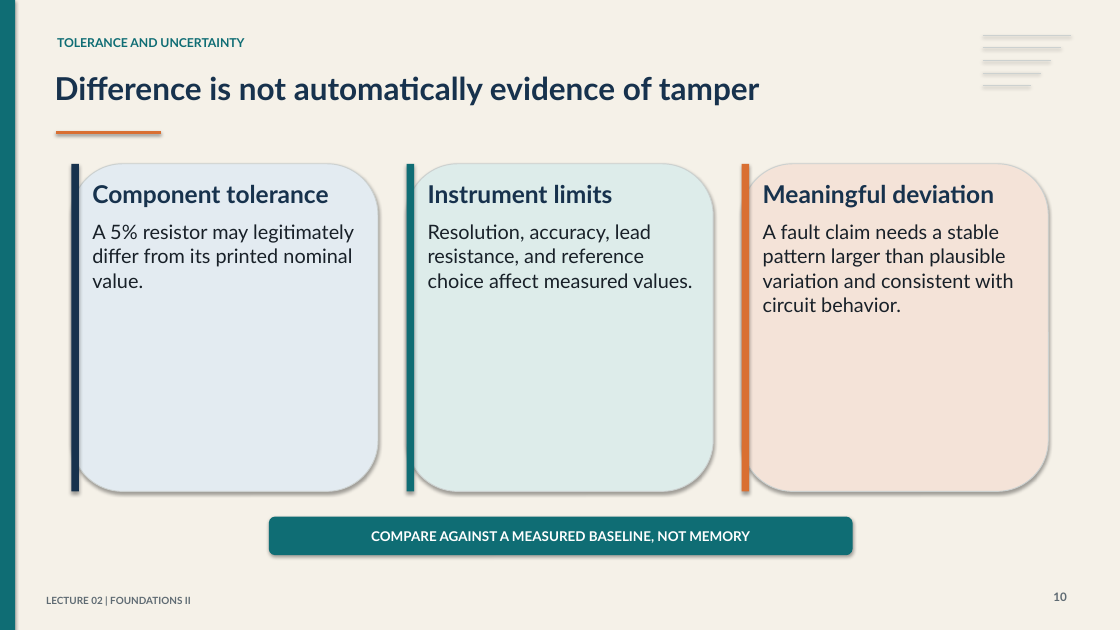
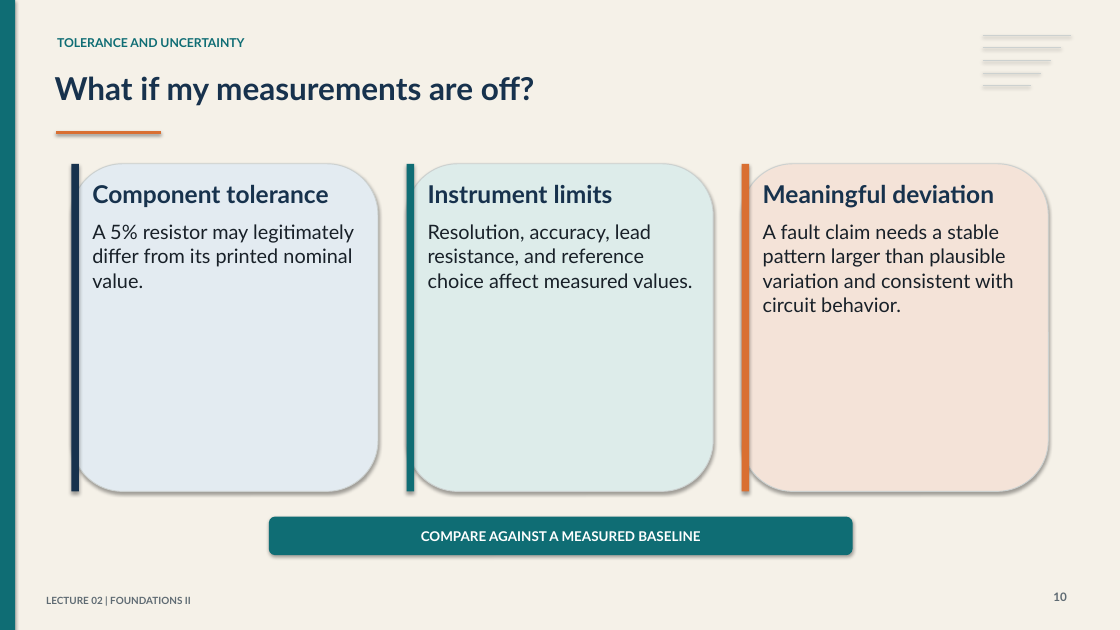
Before and after one commit to cyber-327/cyber-327.github.io, a slide deck: slide 18 of assets/slides/lecture-02-slides.pptx (slide 13 before the commit). Drawn at 1120x630 pixels with LibreOffice and Linux fonts; fonts in the diff are those of the drawing. Boxes give left, top, right and bottom in pixels: in the first picture for what was removed or moved away, otherwise in the second. Text is boxed around its words. In the diff, an @@ line names an element or a change of style, - is before the commit and + after.

```diff
--- a/assets/slides/lecture-02-slides.pptx
+++ b/assets/slides/lecture-02-slides.pptx
@@ text at bbox=[55, 76, 535, 106]: text changed @@
-Difference is not automatically evidence of tamper
+What if my measurements are off?
@@ text at bbox=[421, 531, 700, 541]: text changed @@
-COMPARE AGAINST A MEASURED BASELINE, NOT MEMORY
+COMPARE AGAINST A MEASURED BASELINE
```
Also in this commit, not shown: 1 other slide changed, 9 slides added, 6 slides removed.
